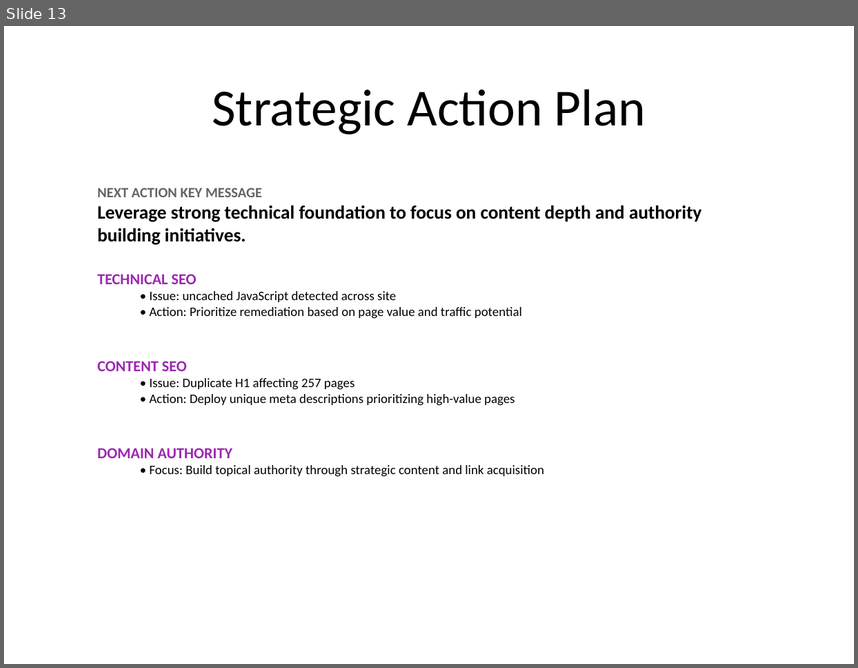
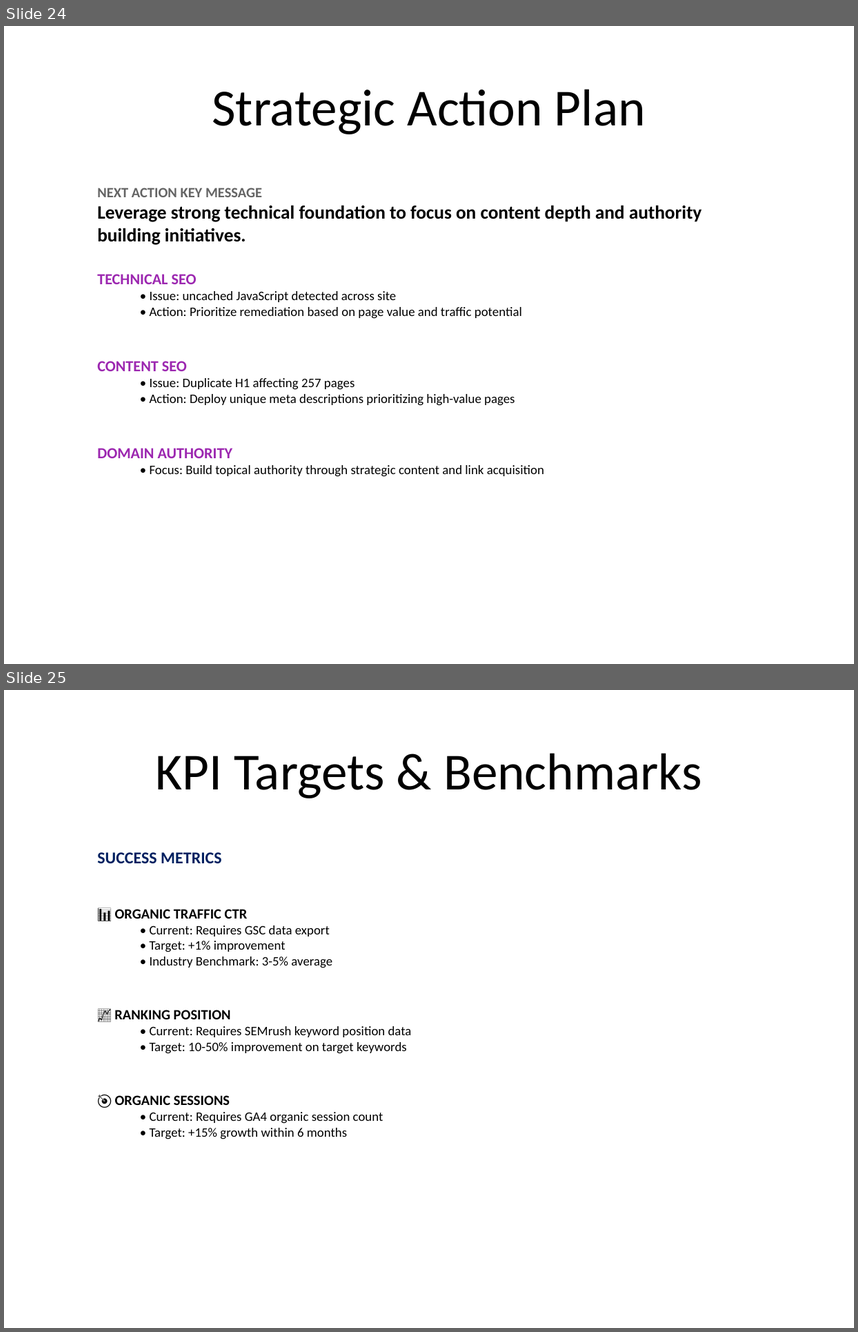
Before and after one commit to analytics-wq/seo-audit-automation, a slide deck: SEO_Strategy.pptx. Shown one above the other, each under a label of ours: slide 13 before the commit, slides 24 and 25 after it. The pictures are 858x668 and 858x1332 pixels, drawn with LibreOffice and Linux fonts; fonts in the diff are those of the drawing. Boxes give left, top, right and bottom in pixels: in the first picture for what was removed or moved away, otherwise in the second. Text is boxed around its words. In the diff, an @@ line names an element or a change of style, - is before the commit and + after.

```diff
--- a/SEO_Strategy.pptx
+++ b/SEO_Strategy.pptx
@@ slide 25 added at [4, 690, 854, 1328], background #FFFFFF @@
@@ title added at [155, 753, 702, 798], 44 pt, text #000000 @@
+KPI Targets & Benchmarks
@@ text added at [97, 852, 412, 1139], 11 pt, text #000000 @@
+SUCCESS METRICS
+📊 ORGANIC TRAFFIC CTR
+  • Current: Requires GSC data export
+  • Target: +1% improvement
+  • Industry Benchmark: 3-5% average
+📈 RANKING POSITION
+  • Current: Requires SEMrush keyword position data
+  • Target: 10-50% improvement on target keywords
+🎯 ORGANIC SESSIONS
+  • Current: Requires GA4 organic session count
+  • Target: +15% growth within 6 months
@@ what was slide 13 is now slide 24 @@
```
Also in this commit, not shown: 1 slide changed, 11 other slides added, 1 other file.
